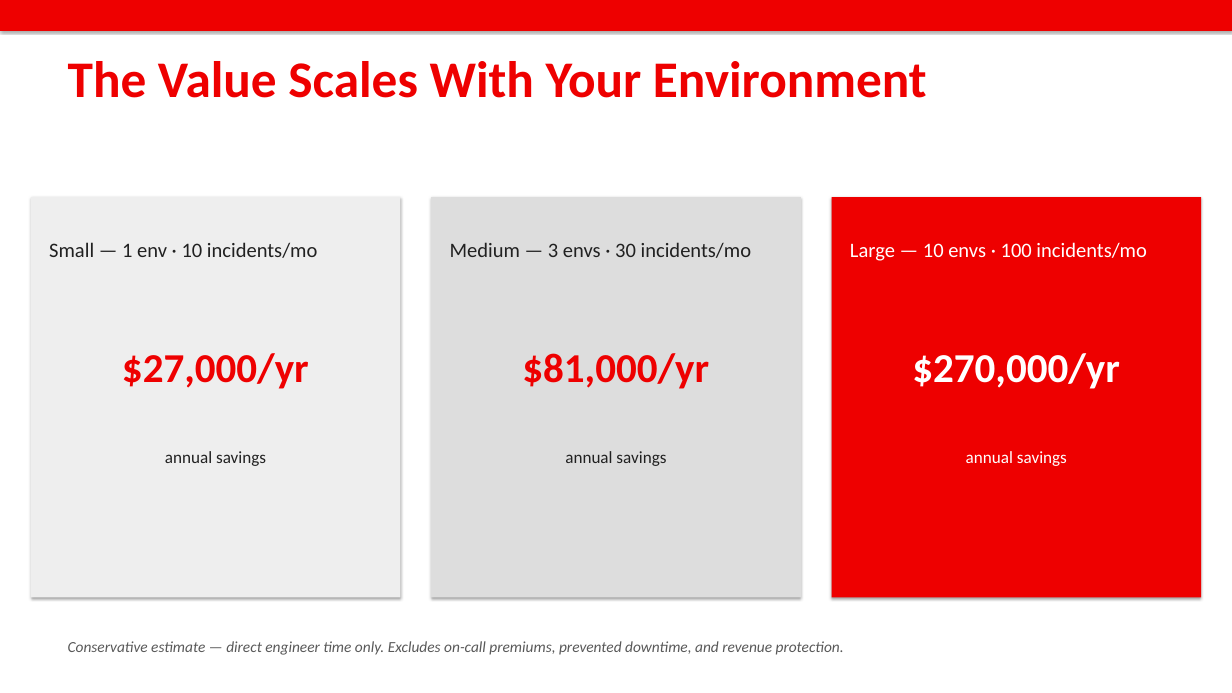
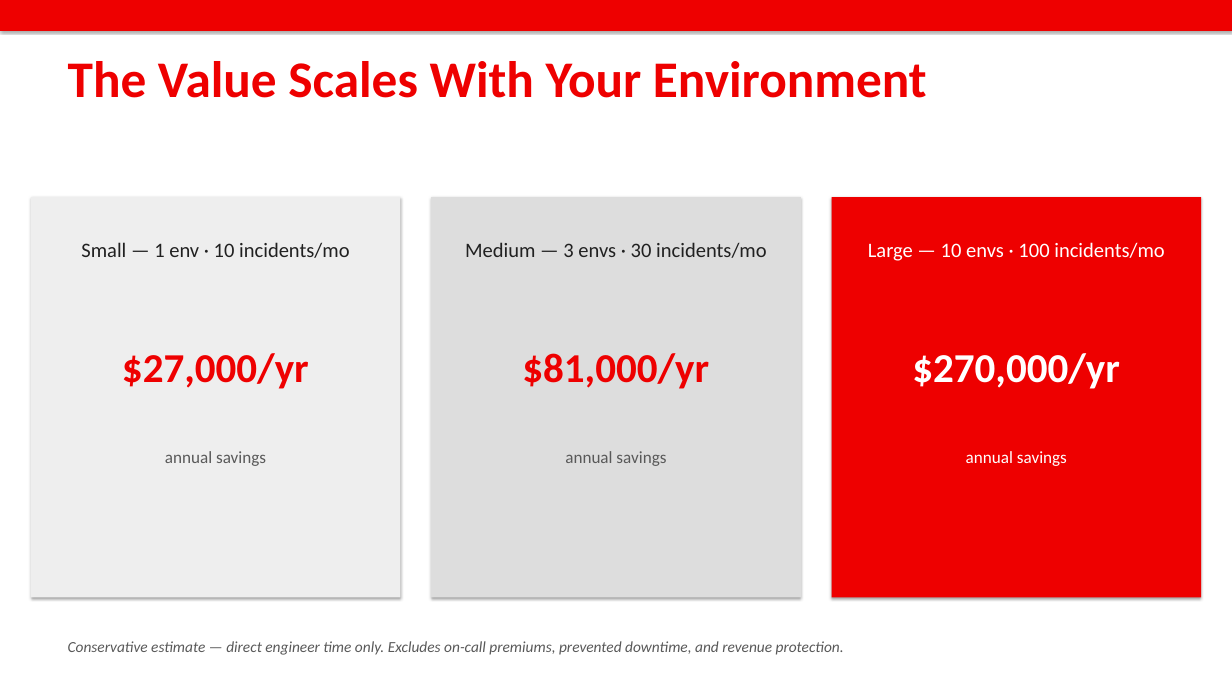
Before and after one commit to nnsaraiya/jboss-ai-agent-monitor, a slide deck: slide 5 of docs/jboss-ai-monitor-deck.pptx. Drawn at 1232x693 pixels with LibreOffice and Linux fonts; fonts in the diff are those of the drawing. Boxes give left, top, right and bottom in pixels: in the first picture for what was removed or moved away, otherwise in the second. Text is boxed around its words. In the diff, an @@ line names an element or a change of style, - is before the commit and + after.

```diff
--- a/docs/jboss-ai-monitor-deck.pptx
+++ b/docs/jboss-ai-monitor-deck.pptx
@@ text "Medium — 3 envs · ...": place and size @@
-text "Medium — 3 envs · ..." at (450,242,751,258)
+text "Medium — 3 envs · ..." at (465,242,766,258)
@@ alignment left to centre in 3 elements at (81,242,349,258), (465,242,766,258), (868,242,1164,261) @@
@@ text "annual savings" at (165,451,266,466): text colour #212121 to #595959 @@
@@ text "annual savings" at (565,451,666,466): text colour #212121 to #595959 @@
```
Also in this commit, not shown: 6 other slides changed, 1 other file.
